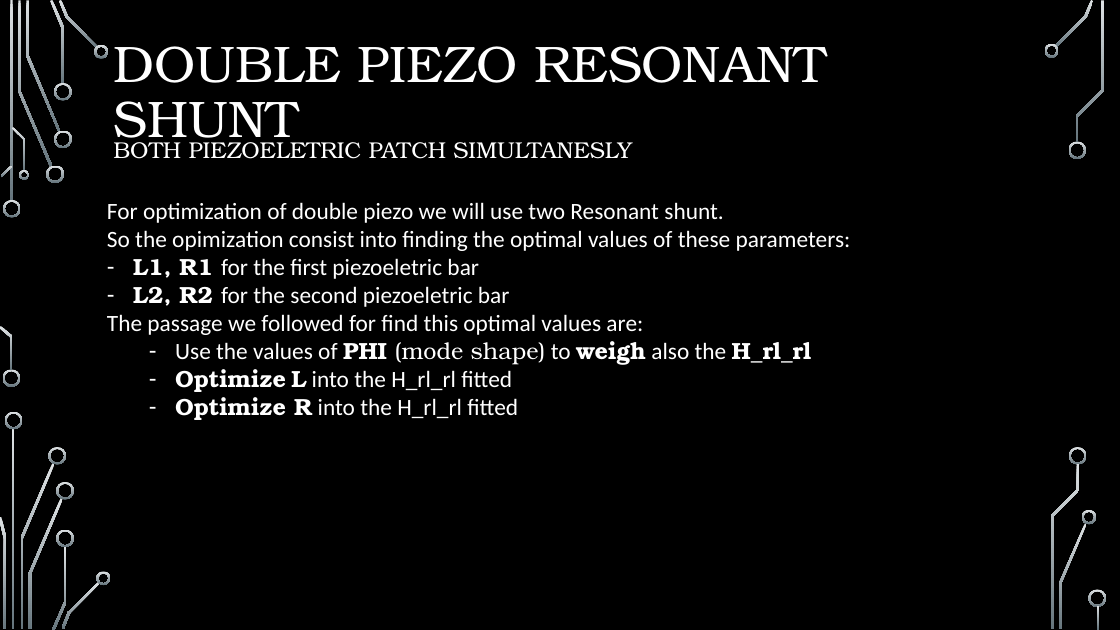
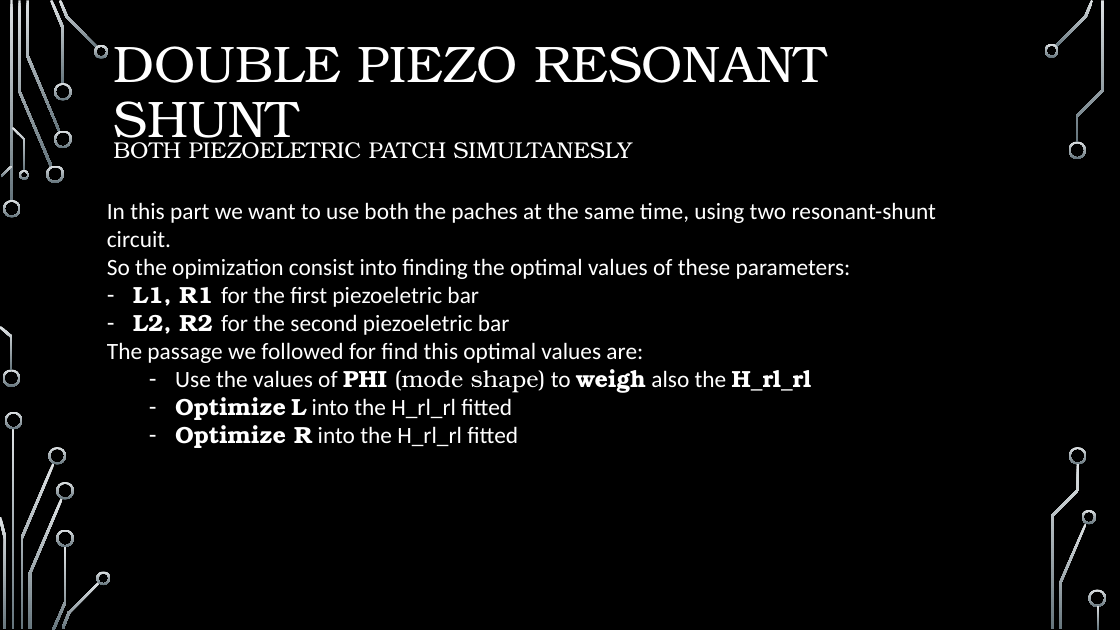
Before and after one commit to elchape99/SSCSA, a slide deck: slide 15 of presentazione_progetto.pptx. Drawn at 1120x630 pixels with LibreOffice and Linux fonts; fonts in the diff are those of the drawing; background and template pictures are left out. Boxes give left, top, right and bottom in pixels: in the first picture for what was removed or moved away, otherwise in the second. Text is boxed around its words. In the diff, an @@ line names an element or a change of style, - is before the commit and + after.

Commit message:
25/02

```diff
--- a/presentazione_progetto.pptx
+++ b/presentazione_progetto.pptx
@@ text at [107, 202, 936, 247]: text changed @@
-For optimization of double piezo we will use two Resonant shunt.
+In this part we want to use both the paches at the same time, using two resonant-shunt circuit.
```
Also in this commit, not shown: 1 other slide changed.
